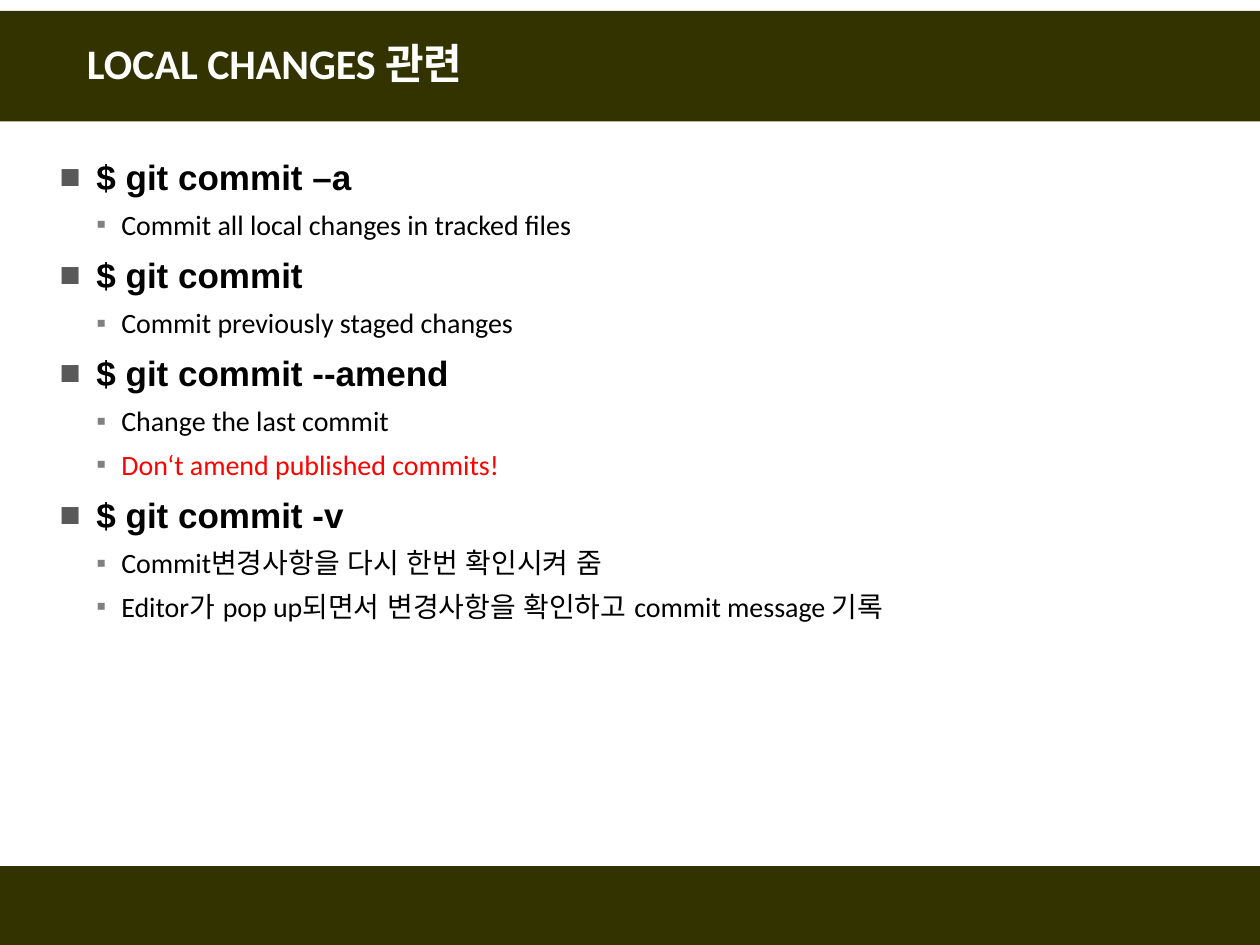
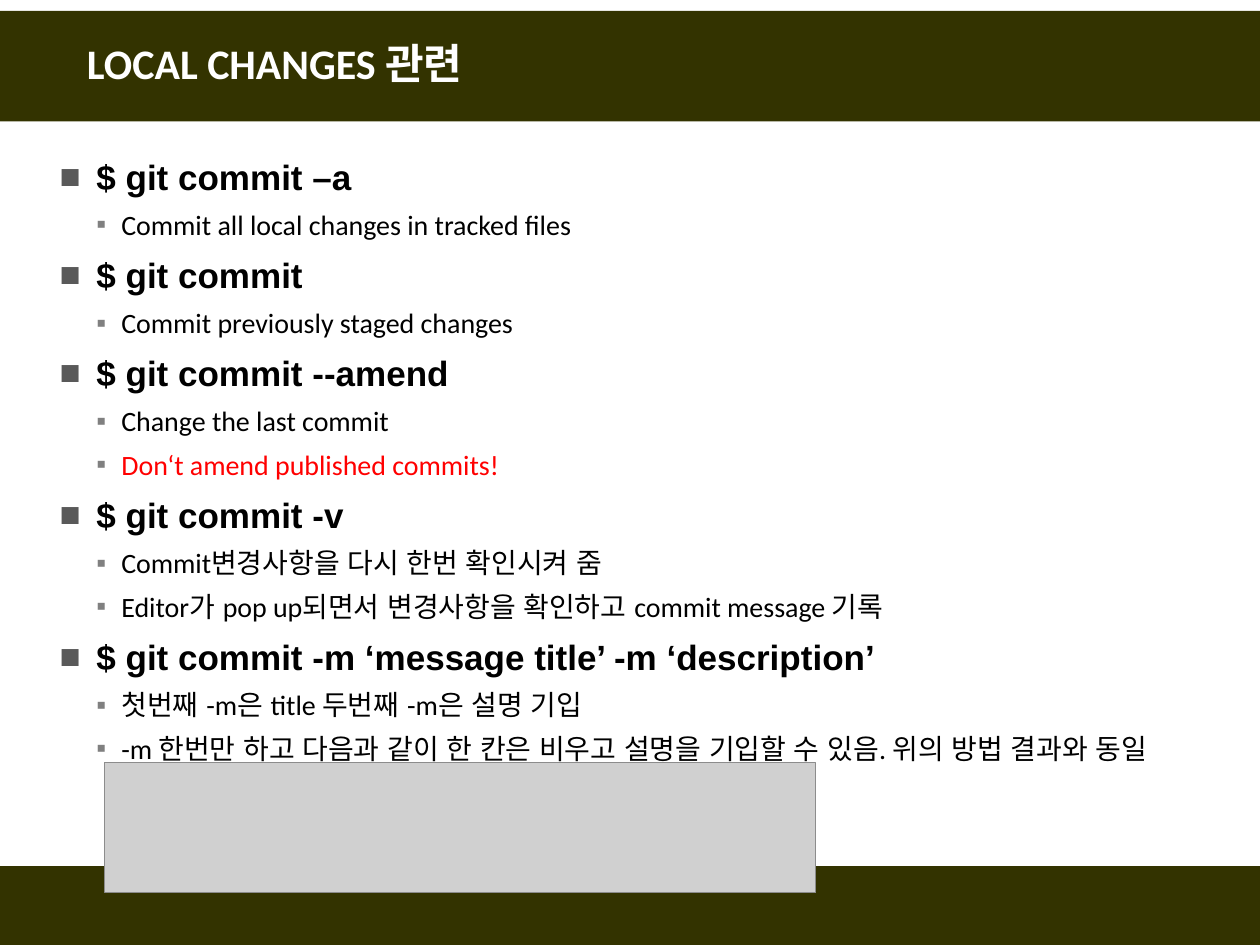
Before and after one commit to fasthill/github-lecture, a slide deck: slide 5 of git및github첫걸음11-명령어모음.pptx. Drawn at 1260x945 pixels with LibreOffice and Linux fonts; fonts in the diff are those of the drawing; grey boxes stand for pictures. Boxes give left, top, right and bottom in pixels: in the first picture for what was removed or moved away, otherwise in the second. Text is boxed around its words. In the diff, an @@ line names an element or a change of style, - is before the commit and + after.

```diff
--- a/git및github첫걸음11-명령어모음.pptx
+++ b/git및github첫걸음11-명령어모음.pptx
@@ text at (121, 644, 1147, 767): paragraphs added @@
+■ $ git commit -m ‘message title’ -m ‘description’
+  ▪ 첫번째 -m은 title 두번째 -m은 설명 기입
+  ▪ -m 한번만 하고 다음과 같이 한 칸은 비우고 설명을 기입할 수 있음. 위의 방법 결과와 동일
@@ picture added at (105, 762, 816, 892) @@
```
